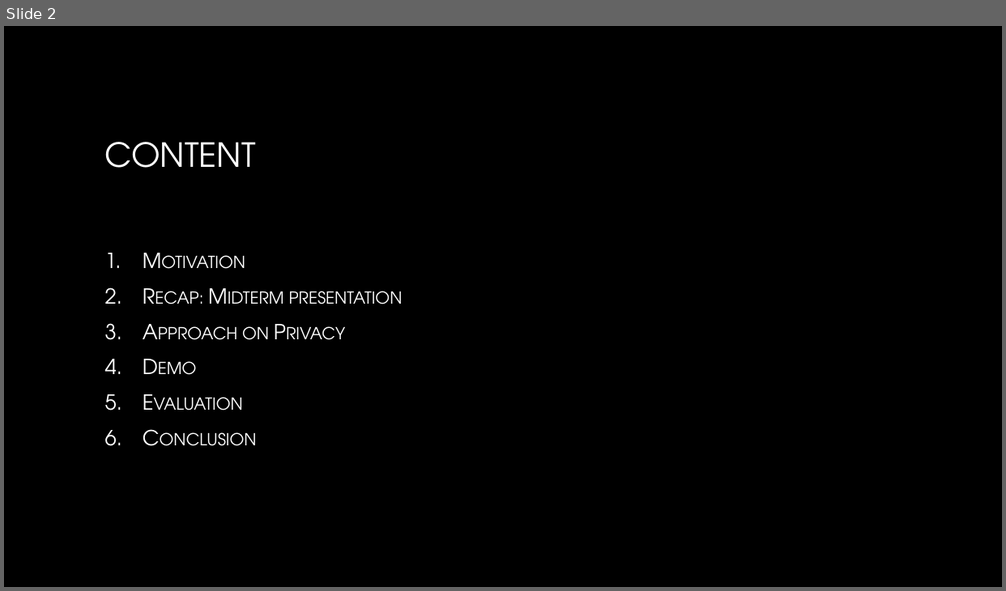
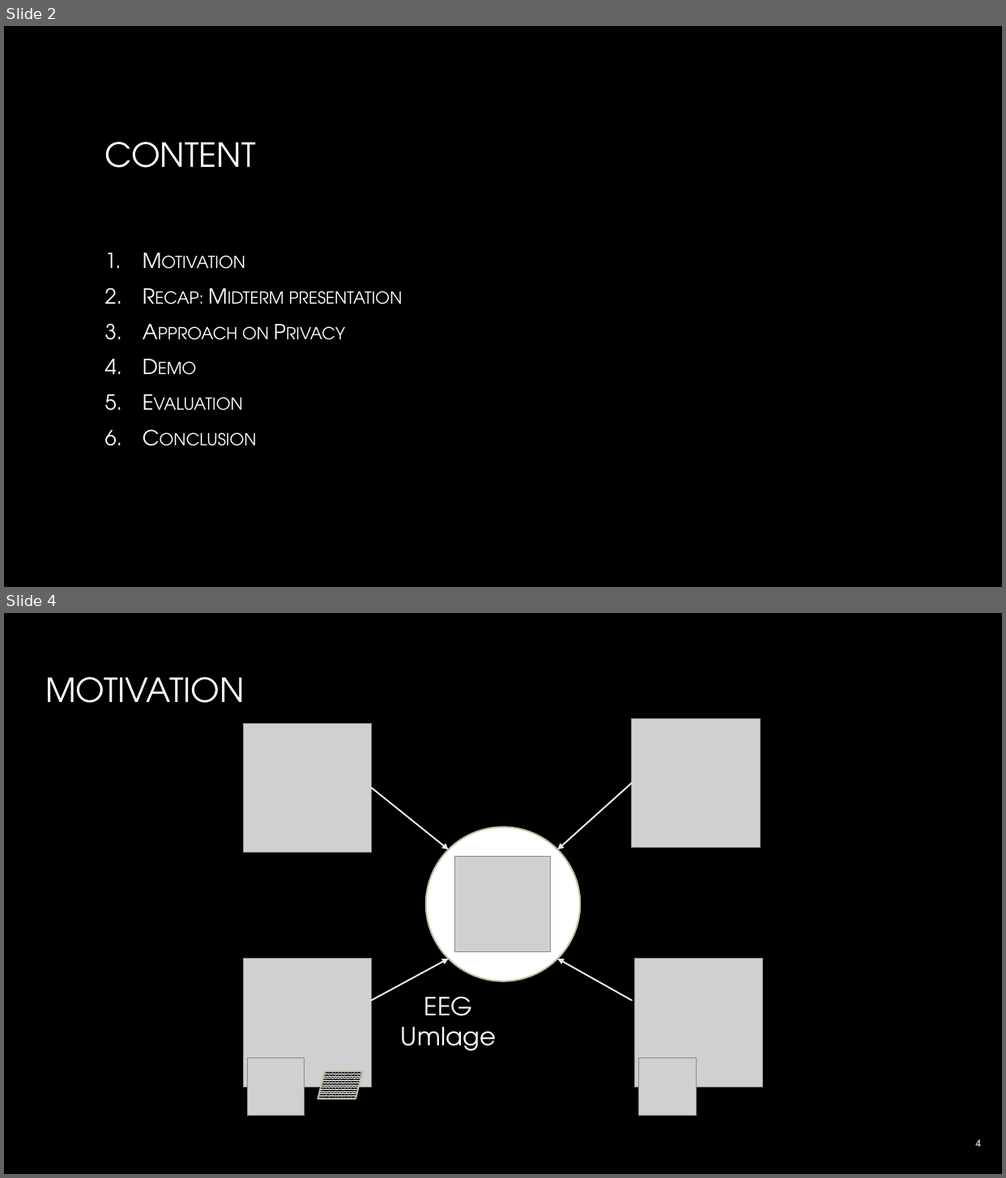
Before and after one commit to JacobEberhardt/decentralized-energy-trading, a slide deck: documentation/finalPresentation.pptx. Shown one above the other, each under a label of ours: slide 2 before the commit, slides 2 and 4 after it; the slides between them are not shown. The pictures are 1006x591 and 1006x1178 pixels, drawn with LibreOffice and Linux fonts; fonts in the diff are those of the drawing; grey boxes stand for pictures; background and template pictures are left out. Boxes give left, top, right and bottom in pixels: in the first picture for what was removed or moved away, otherwise in the second. Text is boxed around its words. In the diff, an @@ line names an element or a change of style, - is before the commit and + after.

Commit message:
Update final presentation draft
Add Motivation and Recap from Midterm presentation

```diff
--- a/documentation/finalPresentation.pptx
+++ b/documentation/finalPresentation.pptx
@@ slide 4 added at [4, 613, 1002, 1174], background picture (left out) @@
@@ title added at [45, 677, 245, 703], 32 pt, text gradient #FFFFFF to #A6A6A6 @@
+MOTIVATION
@@ picture added at [243, 724, 372, 853] @@
@@ picture added at [632, 718, 761, 847] @@
@@ arrow added from (372, 788) to (449, 850), #EBEBEB 1.5 pt @@
@@ arrow added from (632, 783) to (558, 850), #EBEBEB 1.5 pt @@
@@ ellipse added at [426, 827, 581, 982], fill #FFFFFF, outline #BFBFA5 1.5 pt @@
@@ picture added at [455, 856, 552, 952] @@
@@ picture added at [243, 959, 372, 1088] @@
@@ arrow added from (372, 1001) to (449, 959), #EBEBEB 1.5 pt @@
@@ arrow added from (632, 1001) to (558, 959), #EBEBEB 1.5 pt @@
@@ picture added at [634, 959, 763, 1088] @@
@@ text added at [401, 997, 496, 1051], 24 pt, text #FFFFFF @@
+EEG Umlage
@@ picture added at [247, 1059, 305, 1116] @@
@@ parallelogram added at [317, 1072, 363, 1100], fill pattern #EBEBEB on #000000, outline #BFBFA5 1.5 pt @@
@@ picture added at [639, 1059, 697, 1116] @@
@@ page number added at [976, 1139, 981, 1147], 9 pt, text #BFBFBF, bold @@
+4
```
Also in this commit, not shown: 4 slides changed, 7 other slides added.
